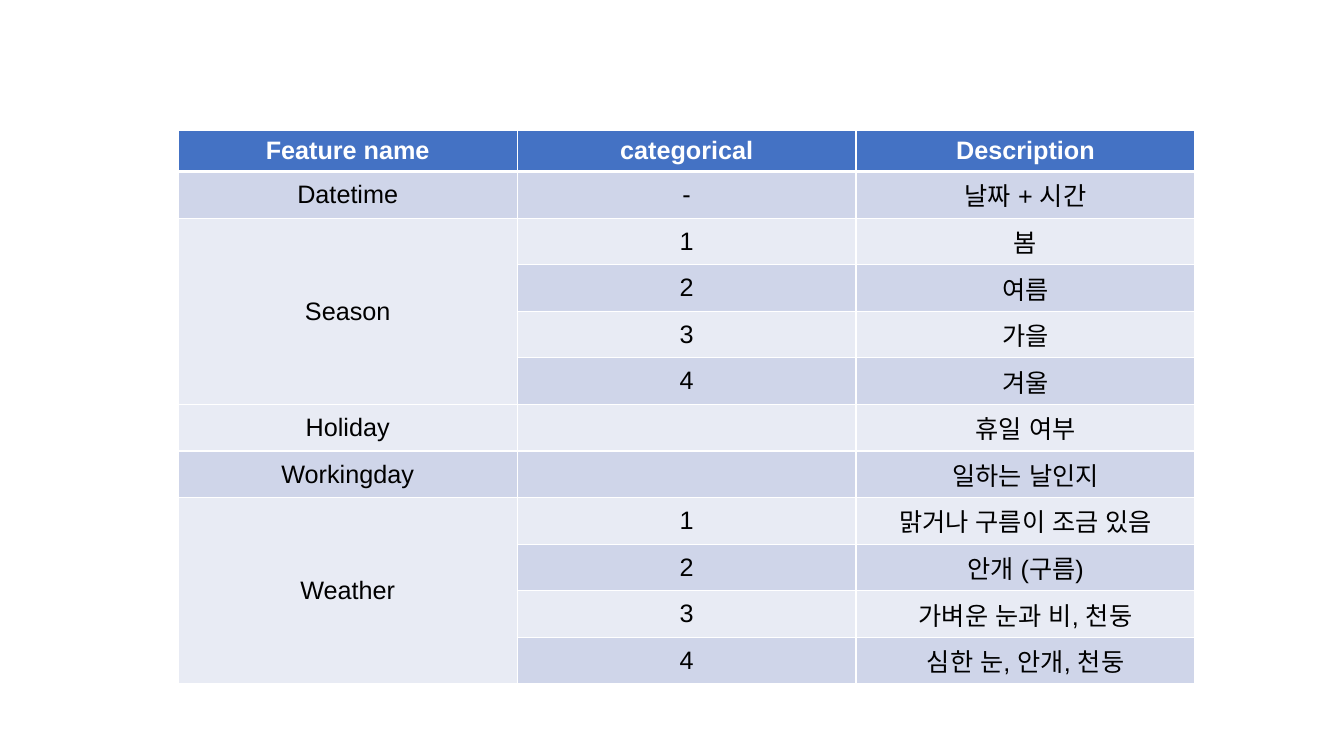
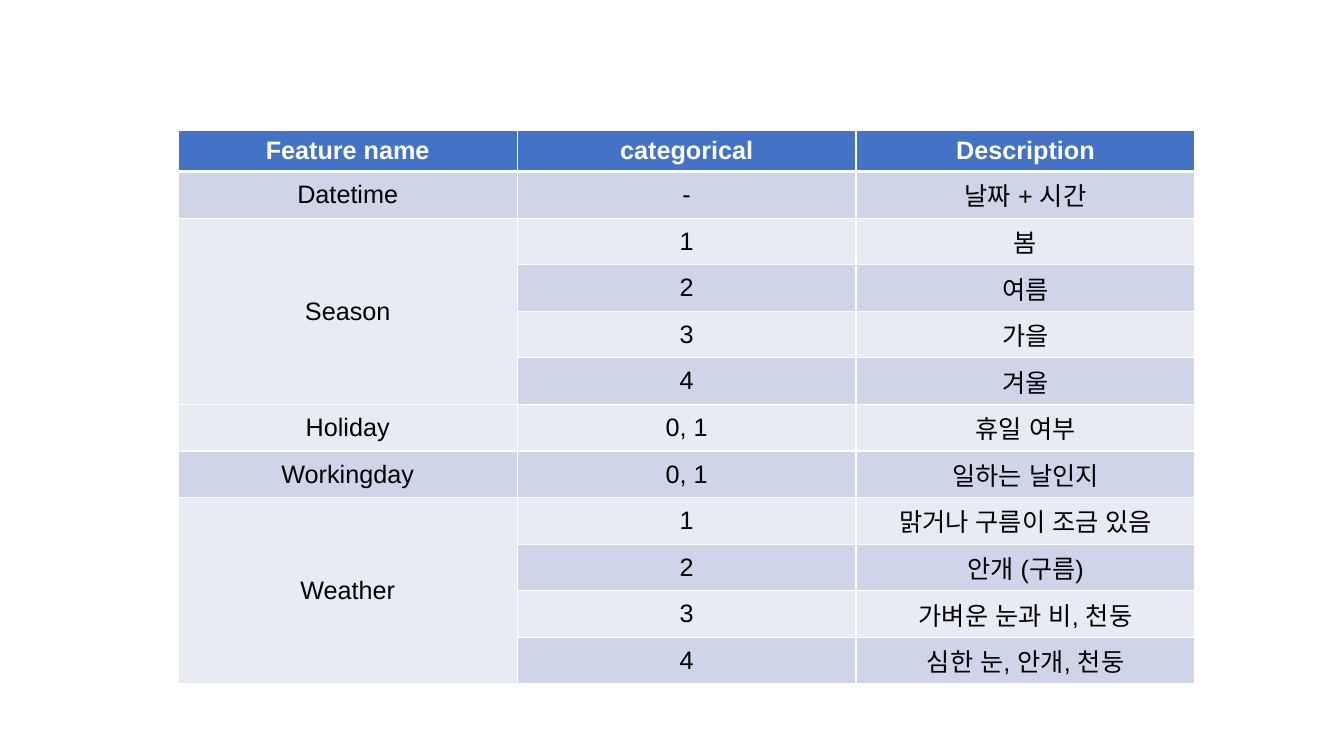
Before and after one commit to p829911/python_playground, a slide deck: slide 1 of regression/bike/bike_images.pptx. Drawn at 1344x756 pixels with LibreOffice and Linux fonts; fonts in the diff are those of the drawing. Boxes give left, top, right and bottom in pixels: in the first picture for what was removed or moved away, otherwise in the second. Text is boxed around its words. In the diff, an @@ line names an element or a change of style, - is before the commit and + after.

```diff
--- a/regression/bike/bike_images.pptx
+++ b/regression/bike/bike_images.pptx
@@ table at box(178, 131, 1195, 679) @@
-row 7, column 2: 
+row 7, column 2: 0, 1
-row 8, column 2: 
+row 8, column 2: 0, 1
```
Also in this commit, not shown: 1 other slide changed, 3 slides added, 3 other files.
